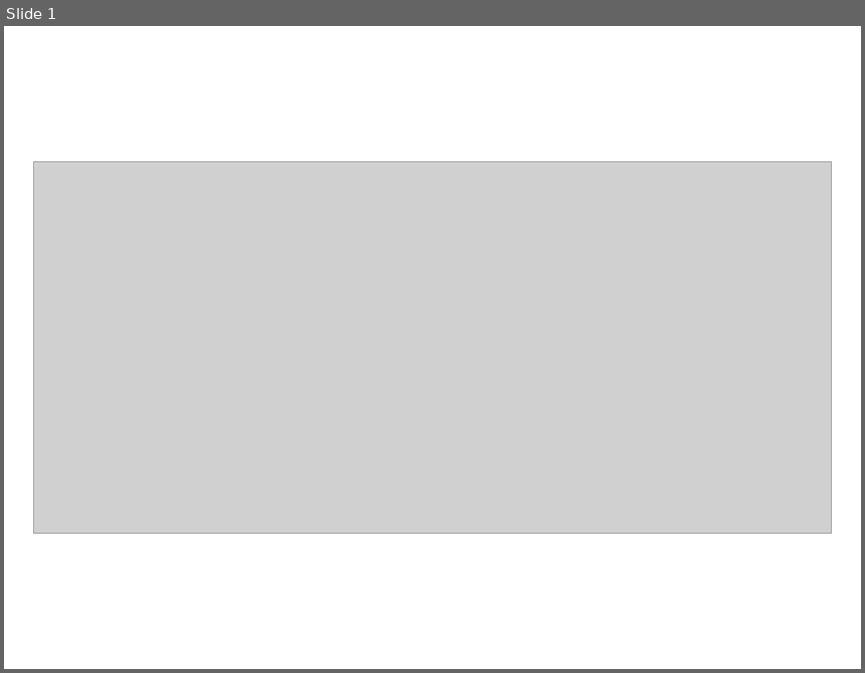
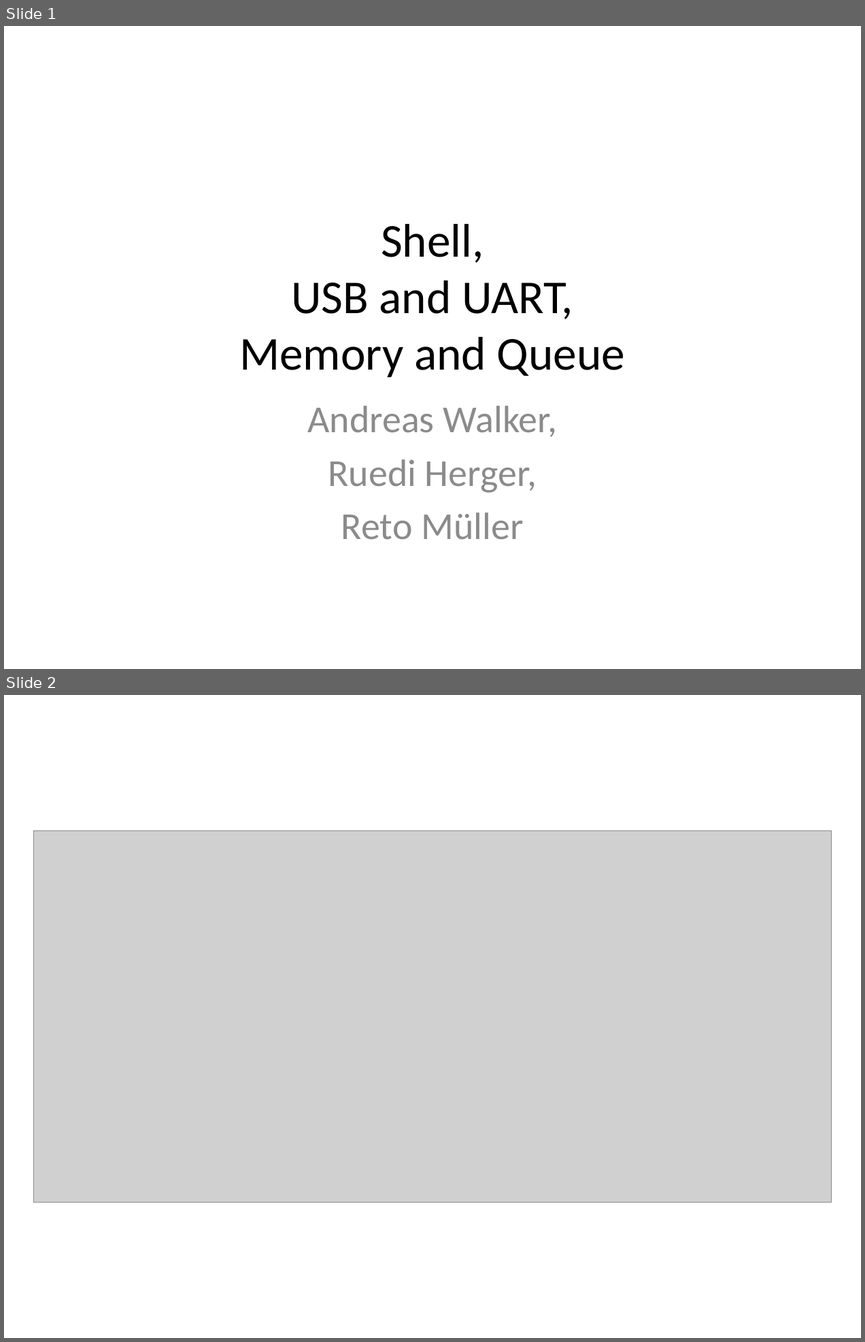
Before and after one commit to tgwalker1/TeamBrand, a slide deck: Recap/Recap_SW8_Andyteil.pptx. Shown one above the other, each under a label of ours: slide 1 before the commit, slides 1 and 2 after it. The pictures are 865x673 and 865x1342 pixels, drawn with LibreOffice and Linux fonts; fonts in the diff are those of the drawing; grey boxes stand for pictures. Boxes give left, top, right and bottom in pixels: in the first picture for what was removed or moved away, otherwise in the second. Text is boxed around its words. In the diff, an @@ line names an element or a change of style, - is before the commit and + after.

```diff
--- a/Recap/Recap_SW8_Andyteil.pptx
+++ b/Recap/Recap_SW8_Andyteil.pptx
@@ slide 1 added at [4,26,861,669], background #FFFFFF @@
@@ title added at [239,224,625,378], 39.6 pt, text #000000 @@
+Shell,
+USB and UART,
+Memory and Queue
@@ subtitle added at [307,405,558,539], 32 pt, text #8C8C8C @@
+Andreas Walker,
+Ruedi Herger,
+Reto Müller
@@ what was slide 1 is now slide 2 @@
```
Also in this commit, not shown: 6 other slides added, 1 other file.
